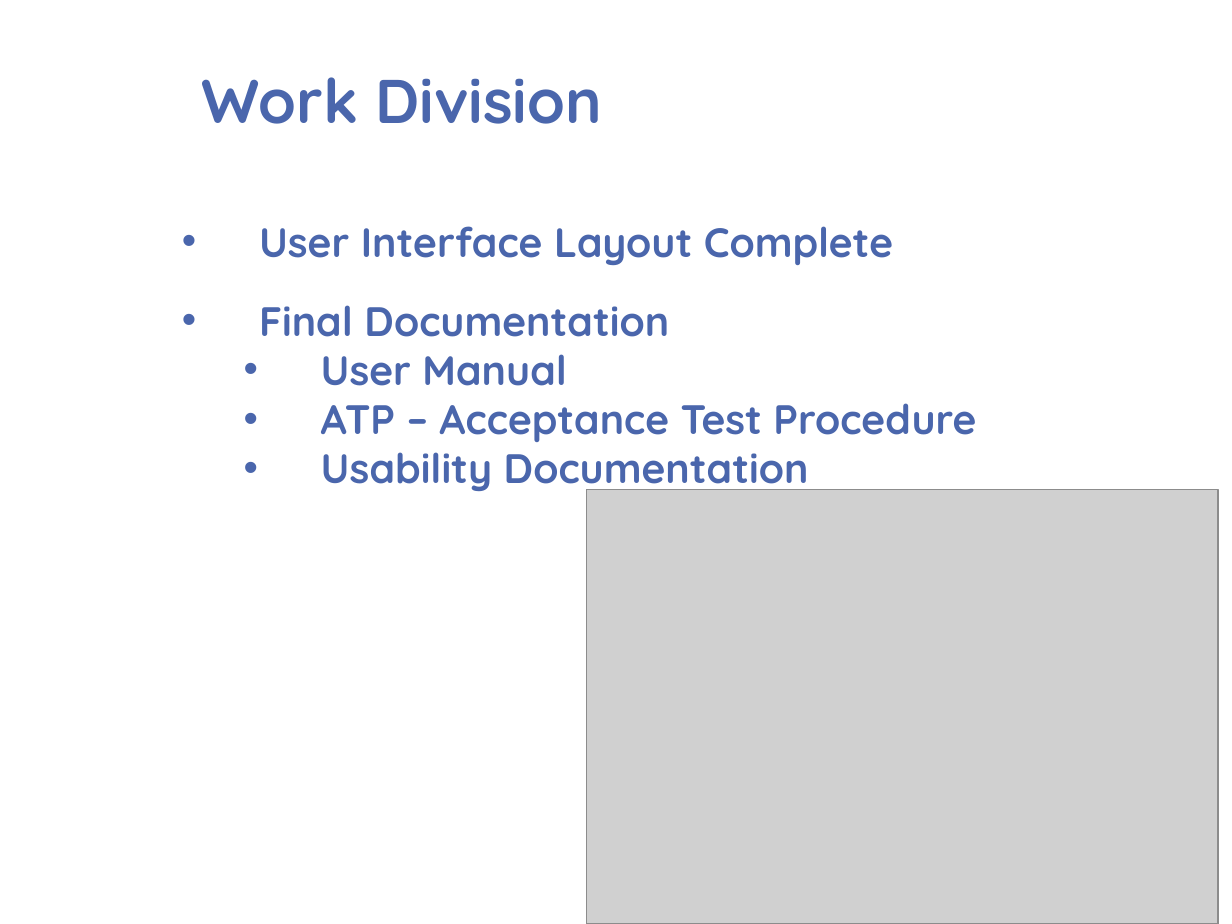
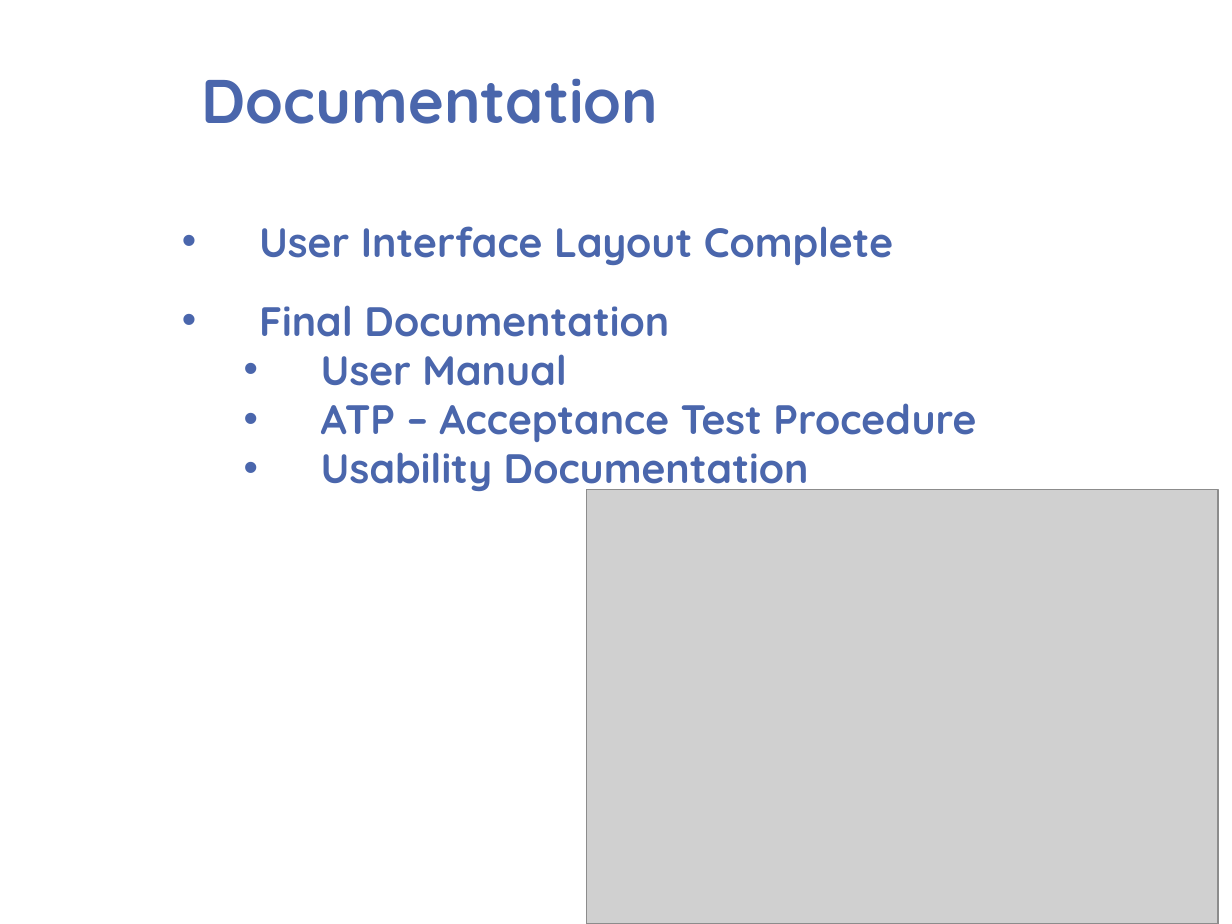
Before and after one commit to psengelke/linphone-android-group-chat, a slide deck: slide 7 of Project Documentation/Demos/Demo 04/Demo 04.pptx. Drawn at 1232x924 pixels with LibreOffice and Linux fonts; fonts in the diff are those of the drawing; grey boxes stand for pictures; background and template pictures are left out. Boxes give left, top, right and bottom in pixels: in the first picture for what was removed or moved away, otherwise in the second. Text is boxed around its words. In the diff, an @@ line names an element or a change of style, - is before the commit and + after.

Commit message:
Updated Slides Again.

```diff
--- a/Project Documentation/Demos/Demo 04/Demo 04.pptx
+++ b/Project Documentation/Demos/Demo 04/Demo 04.pptx
@@ title at (201, 78, 658, 124): text changed @@
-Work Division
+Documentation
```
Also in this commit, not shown: 5 other slides changed.
